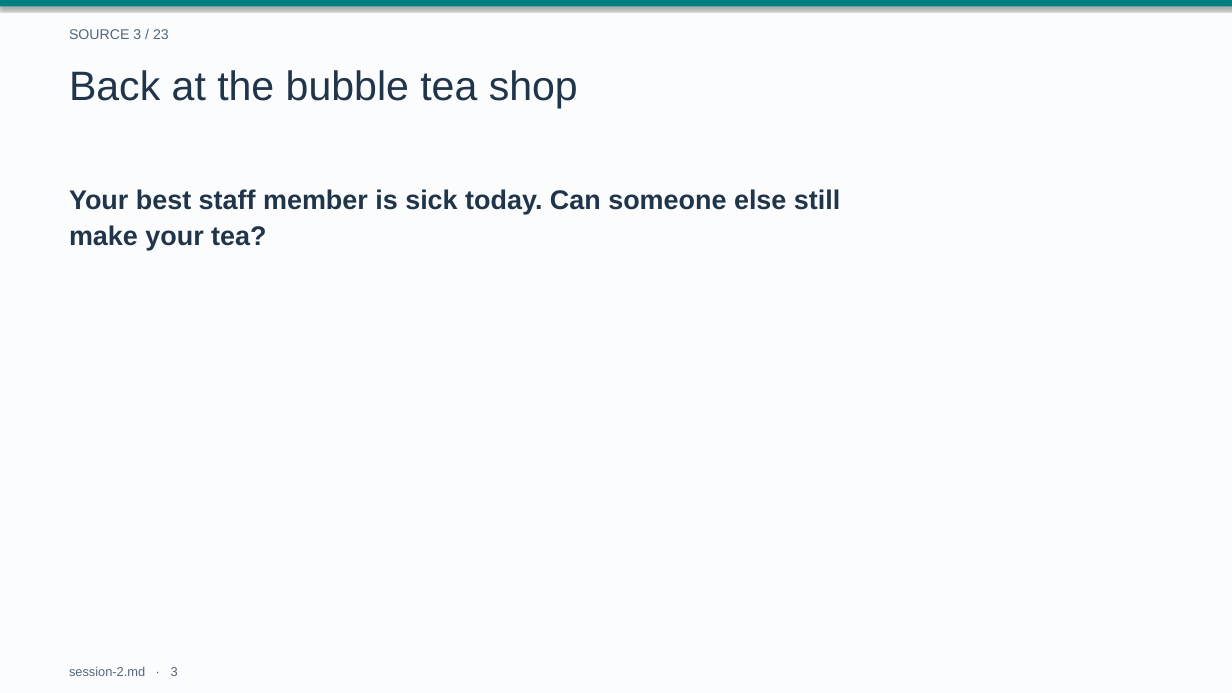
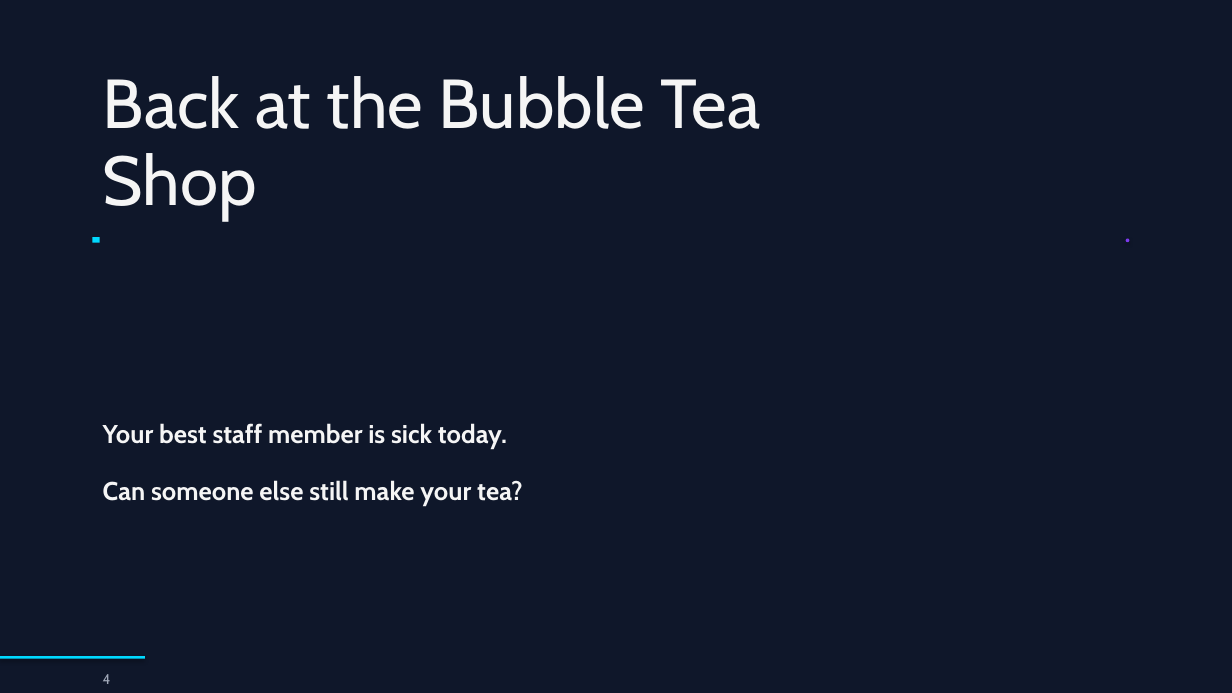
Before and after one commit to drweihungpan-lab/3R-teaching, a slide deck: slide 4 of materials/slides/session-2.pptx (slide 3 before the commit). Drawn at 1232x693 pixels with LibreOffice and Linux fonts; fonts in the diff are those of the drawing. Boxes give left, top, right and bottom in pixels: in the first picture for what was removed or moved away, otherwise in the second. Text is boxed around its words. In the diff, an @@ line names an element or a change of style, - is before the commit and + after.

```diff
--- a/materials/slides/session-2.pptx
+++ b/materials/slides/session-2.pptx
@@ background #FAFCFD to #0F172A @@
@@ rectangle removed at [0,0,1232,6] @@
@@ text removed at [69,29,169,39] @@
-SOURCE 3 / 23
@@ text at [103,76,760,220]: text changed; size 32 to 54 pt; font Arial to Cabin; text colour #20344A to #F5F5F5 @@
-Back at the bubble tea shop
+Back at the Bubble Tea
+Shop
@@ rectangle added at [92,238,100,243], fill #00D9FF @@
@@ ellipse added at [1126,238,1129,242], fill #7C3AED @@
@@ text at [103,423,507,448]: text changed; size 21 to 20 pt; font Arial to Cabin; text colour #20344A to #F5F5F5 @@
-Your best staff member is sick today. Can someone else still
-make your tea?
+Your best staff member is sick today.
@@ text added at [103,480,523,506], 20 pt, text #F5F5F5, bold @@
+Can someone else still make your tea?
@@ rectangle added at [0,656,145,659], fill #00D9FF @@
@@ text removed at [69,666,178,676] @@
-session-2.md · 3
@@ text added at [103,674,111,684], 11 pt, text #A0A8B8 @@
+4
```
Also in this commit, not shown: 6 other slides changed, 27 slides added, 16 slides removed, 4 other files.
